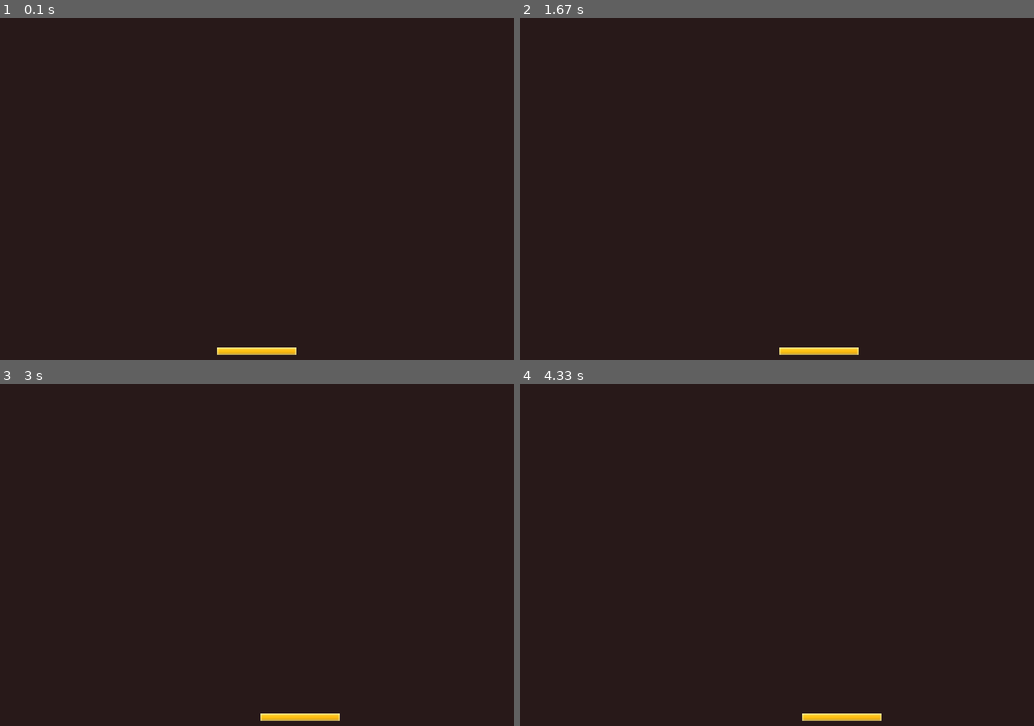
Above: before the commit, frames 1-4 (two rows, left to right).
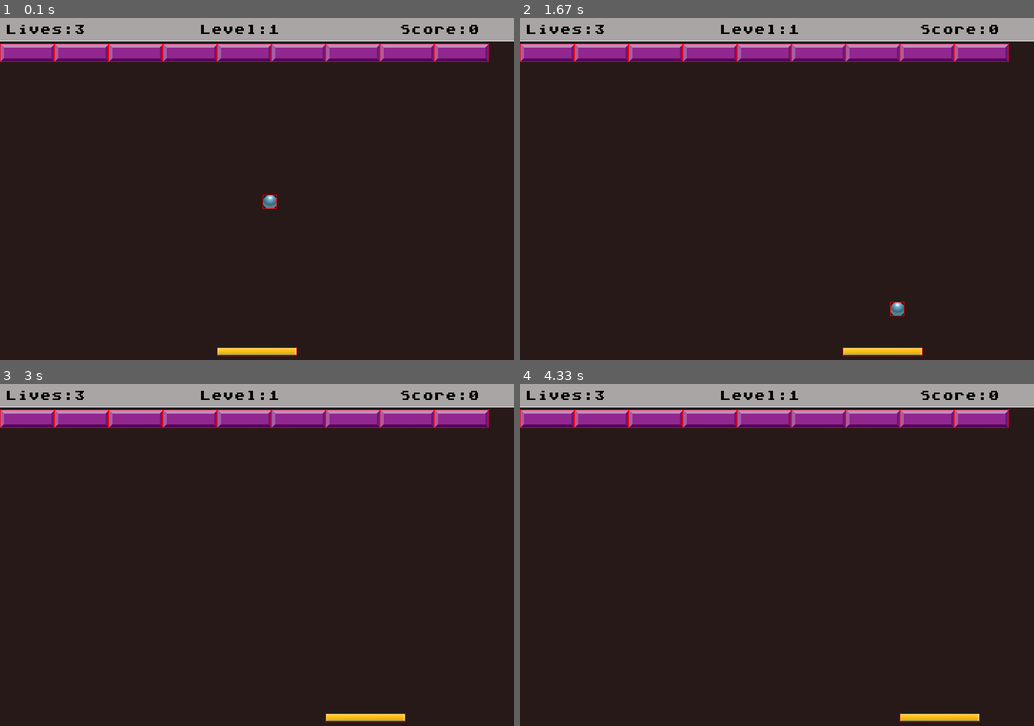
Above: after the commit, the same moments.

Repository: sakuraAK/pygame
Game: pygame game, started from main.py
Same seed, same stepped clock (60 frames per second), same inputs: the game is played once before the commit and once after it.
Inputs:
- Up to frame 1 (0.1 s): no input
- Up to frame 2 (1.67 s): hold D 0.33-0.8 s; hold D 0.83-1.3 s; hold A from 1.33 s (still down)
- Up to frame 3 (3 s): release A at 1.87 s; hold A 1.9-2.3 s; hold D 2.33-2.97 s
- Up to frame 4 (4.33 s): hold A 3-3.47 s; hold D 3.5-3.97 s; hold D from 4 s (still down)

The runs differ from the first frame. In frame 1, 12% of the frame differs, in the area x 0-100%, y 0-99%; in frame 2, 13%; in frame 3, 12%; in frame 4, 13%.

Commit message:
Breakout continued

Diff:
--- a/constants.py
+++ b/constants.py
@@ -1,11 +1,25 @@
 FPS = 60
 SCREEN_WIDTH = 900
 SCREEN_HEIGHT = 600
+GAME_INFO_SECTION_HEIGHT = 40
+
 PAD_WIDTH = 140
+BALL_WIDTH = 25
+BRICK_WIDTH = 95
+BRICK_HEIGHT = 32
 
+FONT_SIZE_MED = 20
+
+# scale ratios
+BALL_SCALE = 0.2
 
 RED = (255, 0, 0)
 BG = (40, 25, 25)
+PANEL = (169, 165, 165)
+WHITE = (255, 255, 255)
+BLACK = (0, 0, 0)
 
 
-OBJ_SPEED = 2
+OBJ_SPEED = 5
+
+BRICK_HIT_CNT = 1
--- a/gameobjects.py
+++ b/gameobjects.py
@@ -1,5 +1,5 @@
 import pygame
-from constants import RED, SCREEN_WIDTH, SCREEN_HEIGHT, PAD_WIDTH
+from constants import RED, SCREEN_WIDTH, SCREEN_HEIGHT, PAD_WIDTH, BALL_WIDTH, BRICK_WIDTH, BRICK_HEIGHT, BRICK_HIT_CNT
 from math import sqrt, ceil
 
 class Pad:
@@ -23,4 +23,80 @@
 
     def draw(self, surface):
         surface.blit(self.image, self.rect)
-        # pygame.draw.rect(surface, RED, self.rect, 1)
+        pygame.draw.rect(surface, RED, self.rect, 1)
+
+
+class Ball:
+
+    def __init__(self, image, x, y):
+        self.image = image
+        self.rect = pygame.Rect(x, y, BALL_WIDTH, BALL_WIDTH)
+        self.dx = 2
+        self.dy = 2
+
+
+    def move(self, pad, bricks):
+
+    #  detect collision with the pad
+        if self.rect.colliderect(pad.rect):
+            self.dy = -self.dy
+
+
+
+    # detect go off the screen left
+
+        if self.rect.x < 0:
+            self.rect.x = 0
+            self.dx = -self.dx
+
+    # detect go off the screen right
+
+        if self.rect.x > SCREEN_WIDTH - BALL_WIDTH:
+            self.rect.x = SCREEN_WIDTH - BALL_WIDTH
+            self.dx = -self.dx
+
+
+        self.rect.y += self.dy
+        for brick in bricks:
+            if self.rect.colliderect(brick.rect):
+                if self.dy < 0:
+                    # hit brick from below
+                    self.rect.top = brick.rect.bottom
+                else:
+                    self.rect.bottom = brick.rect.top
+                self.dy = -self.dy
+                brick.update_hit()
+
+        self.rect.x += self.dx
+        for brick in bricks:
+            if self.rect.colliderect(brick.rect):
+                if self.dx > 0:
+                    #hit the brick from the left
+                    self.rect.right = brick.rect.left
+                else:
+                    self.rect.left = brick.rect.right
+                self.dx = -self.dx
+                brick.update_hit()
+
+
+    def draw(self, surface):
+        surface.blit(self.image, self.rect)
+        pygame.draw.rect(surface, RED, self.rect, 1)
+
+
+class Brick(pygame.sprite.Sprite):
+    def __init__(self, images, x, y):
+        pygame.sprite.Sprite.__init__(self)
+        self.hit_counter = 0
+        self.images = images
+        self.rect = pygame.Rect(x, y, BRICK_WIDTH, BRICK_HEIGHT)
+
+    def draw(self, surface):
+        surface.blit(self.images[self.hit_counter], self.rect)
+        pygame.draw.rect(surface, RED, self.rect, 1)
+
+    def update_hit(self):
+        if self.hit_counter < BRICK_HIT_CNT:
+            self.hit_counter += 1
+        else:
+            self.kill()
--- a/main.py
+++ b/main.py
@@ -1,6 +1,8 @@
 import pygame
-from constants import BG, SCREEN_WIDTH, SCREEN_HEIGHT, FPS, OBJ_SPEED
-from gameobjects import Pad
+from constants import BG, SCREEN_WIDTH, SCREEN_HEIGHT, FPS, OBJ_SPEED, BALL_SCALE, PANEL, WHITE, FONT_SIZE_MED, BLACK, \
+GAME_INFO_SECTION_HEIGHT, BRICK_WIDTH, BRICK_HEIGHT
+
+from gameobjects import Pad, Ball, Brick
 
 
 
@@ -10,9 +12,34 @@
 pygame.display.set_caption("Breakout")
 clock = pygame.time.Clock()
 
+level = 1
+score = 0
+lives = 3
+
+def scale_image(image, scale):
+    w = image.get_width()
+    h = image.get_height()
+    return pygame.transform.scale(image, (w * scale, h * scale))
+
+def draw_text(font, text, color, pos_x, pos_y, surface):
+    font_img = font.render(text, color, color)
+    surface.blit(font_img, pygame.Rect(pos_x, pos_y, 40, 40))
+
+
+def draw_game_info():
+    pygame.draw.rect(screen, PANEL, (0, 0, SCREEN_WIDTH, GAME_INFO_SECTION_HEIGHT))
+    pygame.draw.line(screen, WHITE, (0, GAME_INFO_SECTION_HEIGHT), (SCREEN_WIDTH, GAME_INFO_SECTION_HEIGHT))
+    draw_text(atari_font_medium, f"Level:{level}", BLACK, SCREEN_WIDTH // 2 - 100, 10, screen)
+    draw_text(atari_font_medium, f"Lives:{lives}", BLACK, 10, 10, screen)
+    draw_text(atari_font_medium, f"Score:{score}", BLACK, SCREEN_WIDTH - 200, 10, screen)
+
 # image processing
 pad_image = pygame.image.load("./assets/images/pad.png")
-
+ball_image = scale_image(pygame.image.load("./assets/images/ball.png"), BALL_SCALE)
+atari_font_medium = pygame.font.Font("assets/fonts/AtariClassic.ttf", FONT_SIZE_MED)
+brick_image_whole = scale_image(pygame.image.load("./assets/images/1_0.png"), 0.25)
+brick_image_cracked = scale_image(pygame.image.load("./assets/images/1_1.png"), 0.25)
+brick_images = [brick_image_whole, brick_image_cracked]
 
 run = True
 move_left = False
@@ -20,7 +47,15 @@
 move_up = False
 move_down = False
 
+# game objects
 pad = Pad(pad_image)
+ball = Ball(ball_image, SCREEN_WIDTH // 2, SCREEN_HEIGHT // 2)
+bricks = pygame.sprite.Group()
+
+for i in range(SCREEN_WIDTH // BRICK_WIDTH):
+    brick = Brick(brick_images, 0 + i * BRICK_WIDTH, GAME_INFO_SECTION_HEIGHT + 5)
+    bricks.add(brick)
+
 
 
 
@@ -28,8 +63,10 @@
     clock.tick(FPS)
     screen.fill(BG)
 
+
+
+
 #     game logic
-
     # calculate movement
     dx = 0
     if move_left:
@@ -38,9 +75,17 @@
         dx = OBJ_SPEED
 
     pad.move(dx)
+    ball.move(pad, bricks)
+
+    for brick in bricks:
+        brick.draw(screen)
+
+    # bricks.draw(screen)
 
     pad.draw(screen)
+    ball.draw(screen)
 
+    draw_game_info()
     # event handling
 
     for e in pygame.event.get():
Binary file added: assets/fonts/AtariClassic.ttf
